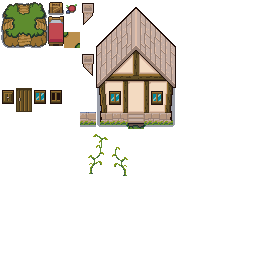
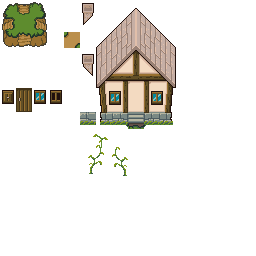
Layer changes from the first 256px x 256px image to the second:
painted on "Livello 2" over [28, 2, 175, 127]
hid "Livello 1" over [1, 2, 176, 127]
